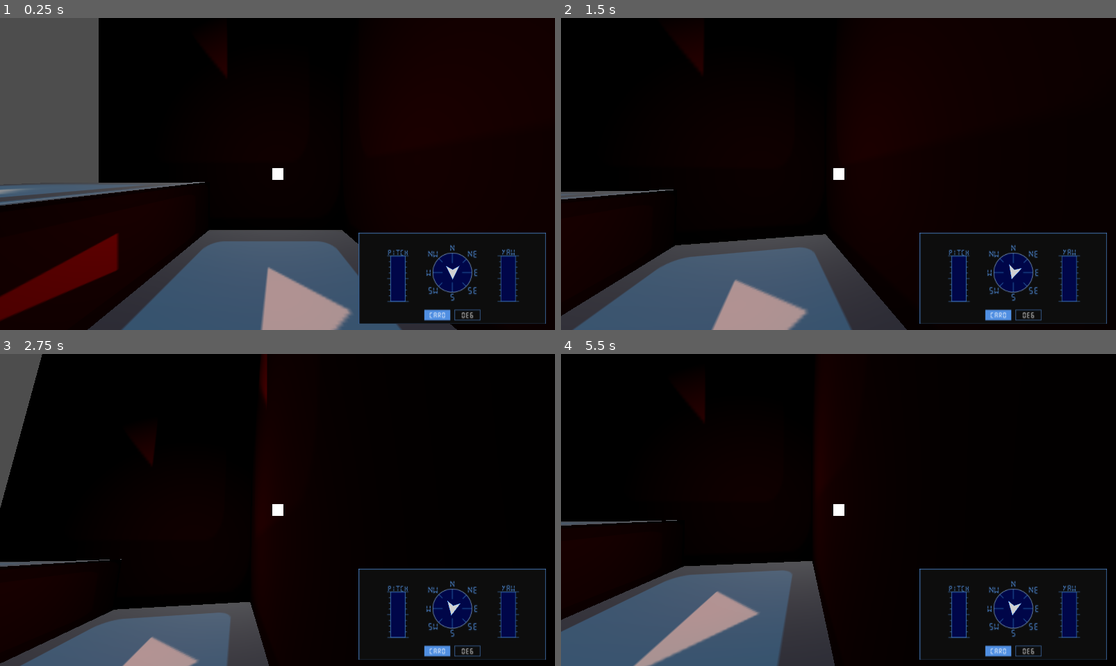
Above: before the commit, frames 1-4 (two rows, left to right).
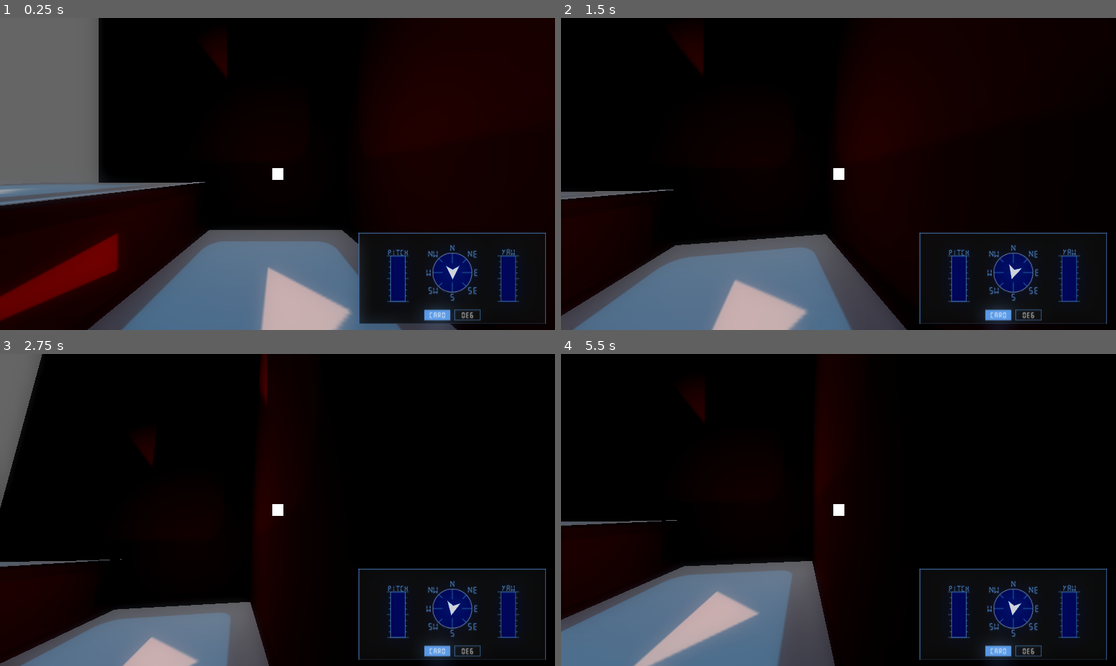
Above: after the commit, the same moments.

Repository: LitheFulminare/Abyssal-Cleaner
Game: Godot game, scene res://Test scene.tscn
Same seed, same stepped clock (60 frames per second), same inputs: the game is played once before the commit and once after it. The engine's default icon, where the game draws it, is replaced by a stand-in: a white triangle on a blue panel in a dark square.
Inputs (mouse positions are in pixels of both pictures, inside the frame that each line leads up to):
- Up to frame 1 (0.25 s): no input
- Up to frame 2 (1.5 s): tap Enter at 0.5 s; move the mouse to (960, 158) at 0.52 s; hold D (Right) 0.53-1.28 s; move the mouse to (727, 189) at 1.27 s; hold S (Backwards) from 1.28 s (still down)
- Up to frame 3 (2.75 s): move the mouse to (333, 441) at 2.02 s; release S (Backwards) at 2.03 s; hold D (Right) from 2.03 s (still down)
- Up to frame 4 (5.5 s): move the mouse to (810, 572) at 2.77 s; release D (Right) at 2.78 s; hold W (Forward) 2.78-3.53 s; move the mouse to (1005, 556) at 3.52 s; hold A (Left) 3.53-5.03 s; move the mouse to (672, 463) at 4.27 s; move the mouse to (866, 510) at 5.02 s; hold S (Backwards) from 5.03 s (still down)

The runs differ from the first frame. In frame 1, 10% of the frame differs, in the area x 0-84%, y 49-100%; in frame 2, 9.6%; in frame 3, 4.8%; in frame 4, 10%.

Commit message:
setup screen material

Diff:
--- /dev/null
+++ b/abyssal-cleaner-3d/Screen_Material.tres
@@ -0,0 +1,12 @@
+[gd_resource type="StandardMaterial3D" format=3 uid="uid://cyllvn817sfjv"]
+
+[resource]
+roughness = 0.0
+emission_enabled = true
+emission = Color(0.40784314, 0.69411767, 0.9372549, 1)
+emission_energy_multiplier = 2.0
+emission_on_uv2 = true
+clearcoat_enabled = true
+anisotropy = 1.0
+disable_receive_shadows = true
+stencil_flags = 2
--- a/abyssal-cleaner-3d/Test scene.tscn
+++ b/abyssal-cleaner-3d/Test scene.tscn
@@ -20,6 +20,14 @@
 
 [sub_resource type="StandardMaterial3D" id="StandardMaterial3D_634l0"]
 albedo_texture = ExtResource("2_20hsm")
+
+[sub_resource type="Environment" id="Environment_20hsm"]
+background_mode = 3
+glow_enabled = true
+glow_intensity = 0.6
+glow_strength = 0.5
+glow_bloom = 0.8
+glow_blend_mode = 0
 
 [node name="Node3D" type="Node3D" unique_id=69203848]
 
@@ -63,3 +71,6 @@
 transform = Transform3D(1, 0, 0, 0, 1, 0, 0, 0, 1, 0, 7, -10)
 light_color = Color(1, 0, 0, 1)
 omni_range = 23.0
+
+[node name="WorldEnvironment" type="WorldEnvironment" parent="." unique_id=1386287149]
+environment = SubResource("Environment_20hsm")
--- a/abyssal-cleaner-3d/orientation_screen.tscn
+++ b/abyssal-cleaner-3d/orientation_screen.tscn
@@ -1,10 +1,13 @@
 [gd_scene format=3 uid="uid://r375g63wj4kf"]
 
+[ext_resource type="Material" uid="uid://cyllvn817sfjv" path="res://Screen_Material.tres" id="1_jc4yw"]
 [ext_resource type="Texture2D" uid="uid://kdj6ktmt2uwl" path="res://Assets/Screen 1 - Orientation.png" id="1_rc168"]
 [ext_resource type="Texture2D" uid="uid://bw0e22ruj5m68" path="res://Assets/Player Arrow.png" id="2_3khgn"]
 [ext_resource type="Script" uid="uid://dmmi81850gxsg" path="res://orientation_screen.gd" id="2_rc168"]
 
 [node name="Orientation Screen" type="Sprite3D" unique_id=578651837 node_paths=PackedStringArray("playerArrow")]
+material_overlay = ExtResource("1_jc4yw")
+cast_shadow = 0
 texture = ExtResource("1_rc168")
 script = ExtResource("2_rc168")
 playerArrow = NodePath("Player Arrow")
